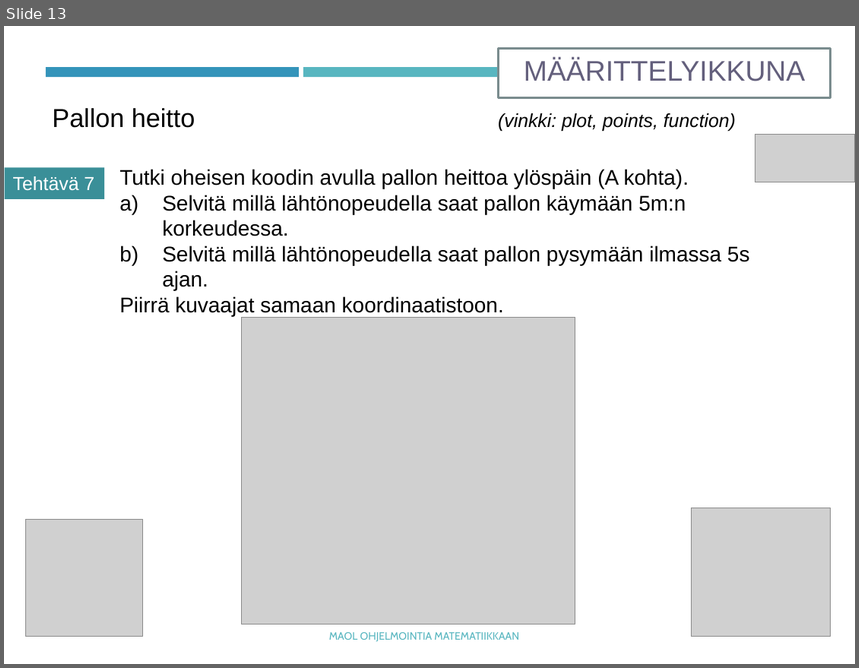
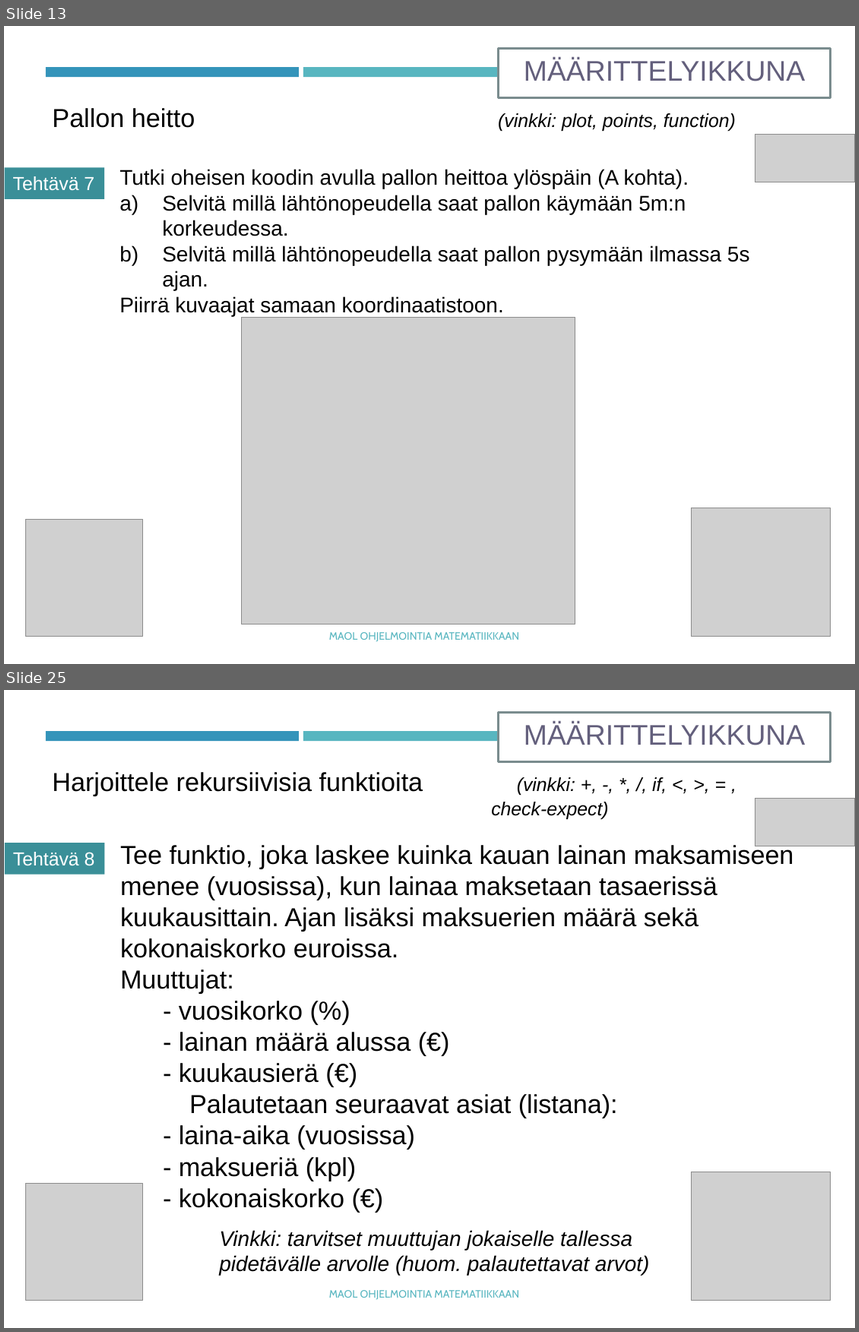
Before and after one commit to tyynetyyne/tyynetyyne.github.io, a slide deck: tehtavat/tiedostot/maol/power_point/Racket-MAOL-9-funktiot.pptx. Shown one above the other, each under a label of ours: slide 13 before the commit, slides 13 and 25 after it; the slides between them are not shown. The pictures are 859x668 and 859x1332 pixels, drawn with LibreOffice and Linux fonts; fonts in the diff are those of the drawing; grey boxes stand for pictures. Boxes give left, top, right and bottom in pixels: in the first picture for what was removed or moved away, otherwise in the second. Text is boxed around its words. In the diff, an @@ line names an element or a change of style, - is before the commit and + after.

```diff
--- a/tehtavat/tiedostot/maol/power_point/Racket-MAOL-9-funktiot.pptx
+++ b/tehtavat/tiedostot/maol/power_point/Racket-MAOL-9-funktiot.pptx
@@ slide 25 added at (4,690,855,1328), background #FFFFFF; not listed: 2 template elements that a slide beside it also shows @@
@@ rectangle added at (499,712,831,761), fill #FFFFFF, outline #7A8C8E 1.75 pt, 24 pt, text #635F7C @@
+MÄÄRITTELYIKKUNA
@@ text added at (52,772,667,819), 16 pt, text #000000, italic @@
+Harjoittele rekursiivisia funktioita (vinkki: +, -, *, /, if, <, >, = , check-expect)
@@ picture added at (755,798,855,846) @@
@@ rectangle added at (5,844,104,875), fill #3A8F98, 16 pt, text #FFFFFF @@
+Tehtävä 8
@@ text added at (120,844,794,1208), 22 pt, text #000000 @@
+Tee funktio, joka laskee kuinka kauan lainan maksamiseen menee (vuosissa), kun lainaa maksetaan tasaerissä kuukausittain. Ajan lisäksi maksuerien määrä sekä kokonaiskorko euroissa.
+Muuttujat:
+  - vuosikorko (%)
+  - lainan määrä alussa (€)
+  - kuukausierä (€)
+Palautetaan seuraavat asiat (listana):
+  - laina-aika (vuosissa)
+  - maksueriä (kpl)
+  - kokonaiskorko (€)
@@ picture added at (26,1184,143,1300) @@
@@ picture added at (692,1173,832,1301) @@
@@ text added at (219,1230,650,1276), 18 pt, text #000000, italic @@
+Vinkki: tarvitset muuttujan jokaiselle tallessa pidetävälle arvolle (huom. palautettavat arvot)
@@ text added at (329,1290,519,1300), 9 pt, text #58B6C0 @@
+MAOL OHJELMOINTIA MATEMATIIKKAAN
```
Also in this commit, not shown: 1 slide changed, 11 other slides added, 5 other files.
